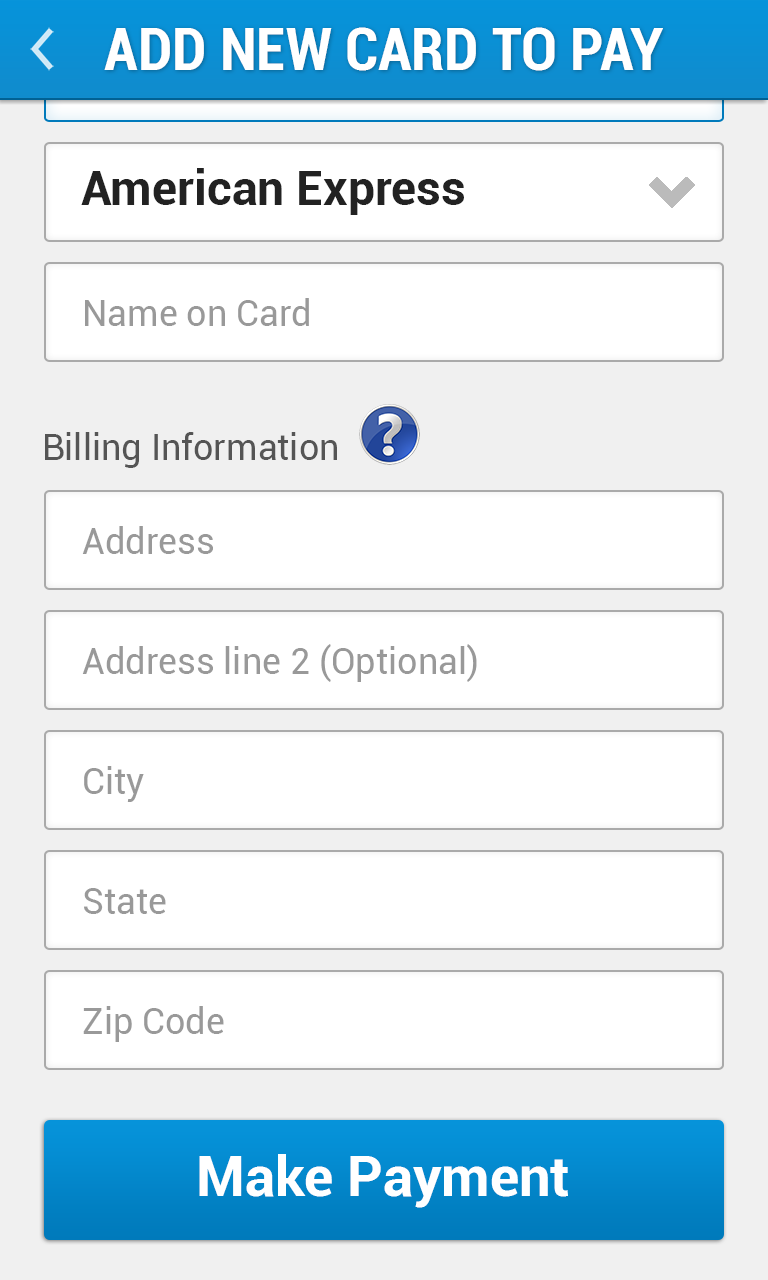
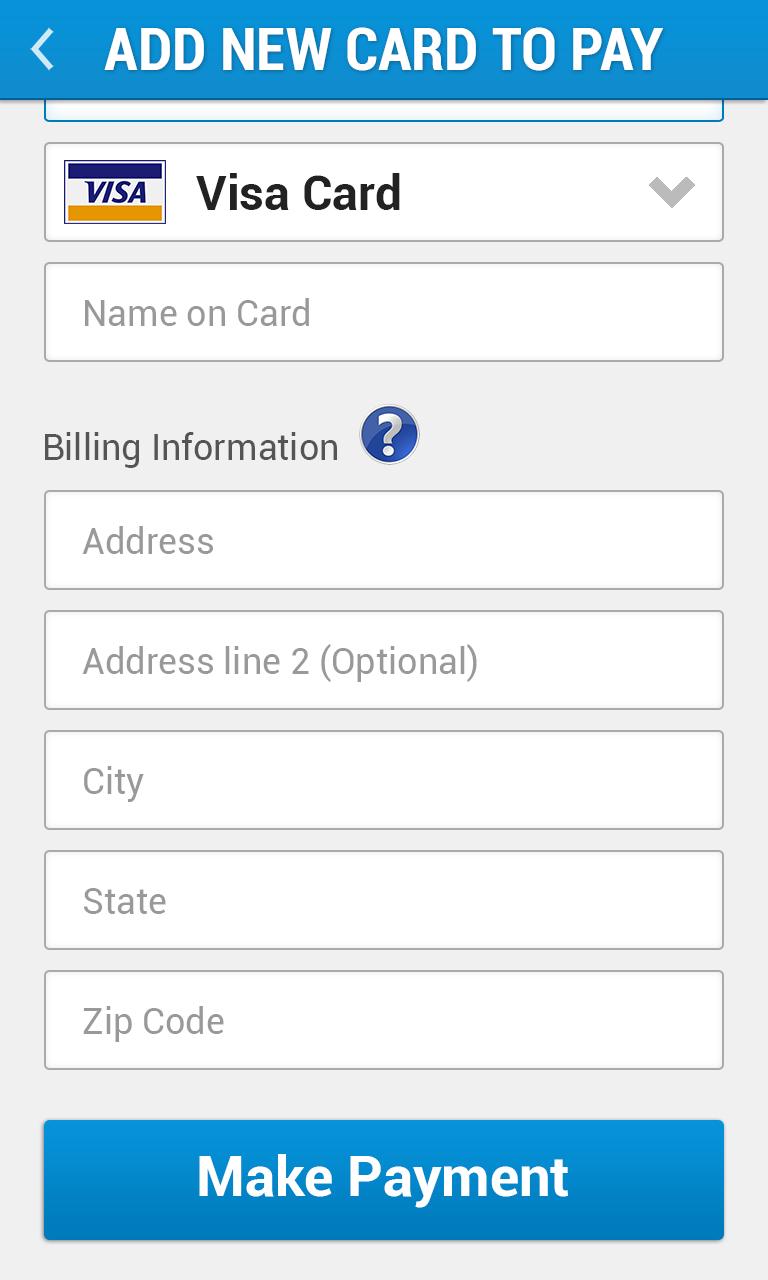
Before/after of a 768x1280 layered artwork. What changed in the layer stack:
renamed "American Express" to "Visa Card", painted on it over (81, 168, 464, 215)
added layer "card" in group "ctype" over (64, 160, 166, 224)
